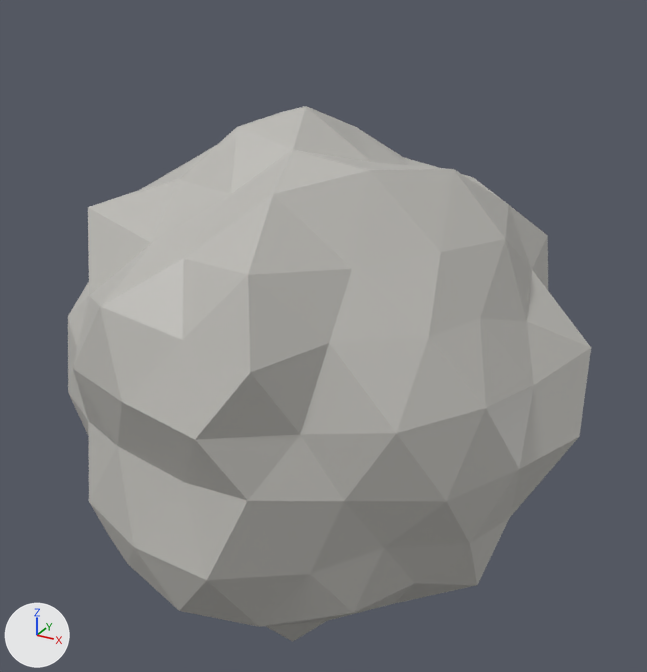
Two versions of the glTF model apps/client/public/assets/models/ore_node.glb, one commit apart.
Camera for both pictures: a 50 mm lens placed at (1.47, -2.6, 1.46), pointed at (0.03, 0.02, 0.15). Lighting does not change. The marker at lower left points along +X, +Y and +Z. The picture after the commit comes second. Vertices at exactly the same position are counted once.

Names of what the first picture shows: 'ore_node'.
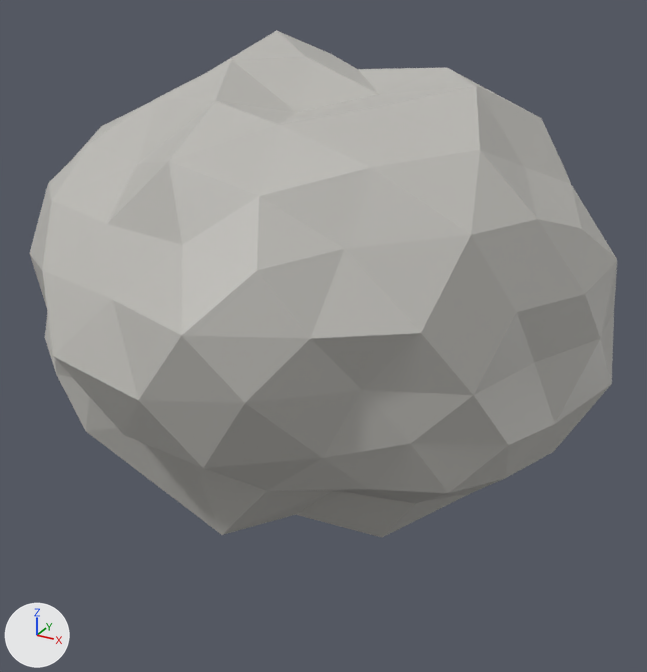
Location of each change, (x1, y1, x2, y2) in pixels of the pictures (647 x 672 px):
'ore_node', reshaped, moved, rescaled (12% wider)
    before: (68, 106, 591, 642)
    after: (30, 31, 617, 537)

The change, as a diff of the scene's bpy script:
```diff
--- a/apps/client/public/assets/models/ore_node.glb.py
+++ b/apps/client/public/assets/models/ore_node.glb.py
@@ me_ore_node @@
 # used by ob_ore_node; location = (0.054, 0.009, 0.009); scale = (0.961, 0.961, 0.961)
-me_ore_node.from_pydata(...)  # 234 vertices, 440 faces; spans x -0.97..0.97, y -0.96..0.96, z -1.0..1.0
+me_ore_node.from_pydata(...)  # 234 vertices, 440 faces; spans x -1.0..1.0, y -0.98..0.98, z -0.8..0.8
+# me_ore_node part 1: 162 of 234 vertices moved; they spanned x -0.97..0.97, y -0.96..0.96, z -1.0..1.0 and now span x -1.0..1.0, y -0.98..0.98, z -0.8..0.8; mean shift (0.02, 0.01, -0.02); largest move (0.0, -0.23, 0.9) -> (0.02, -0.19, 0.6)
+# other edits to the shape of me_ore_node do not show in these pictures
 me_ore_node.materials.append(mat_stone)
@@ ob_ore_node @@
 ob_ore_node = bpy.data.objects.new('ore_node', me_ore_node)
-ob_ore_node.location = (0.054, 0.009, 0.009)
-ob_ore_node.scale = (0.961, 0.961, 0.961)
+ob_ore_node.location = (0.033, 0.0, 0.38)
+ob_ore_node.scale = (1.0, 1.0, 1.0)
```
